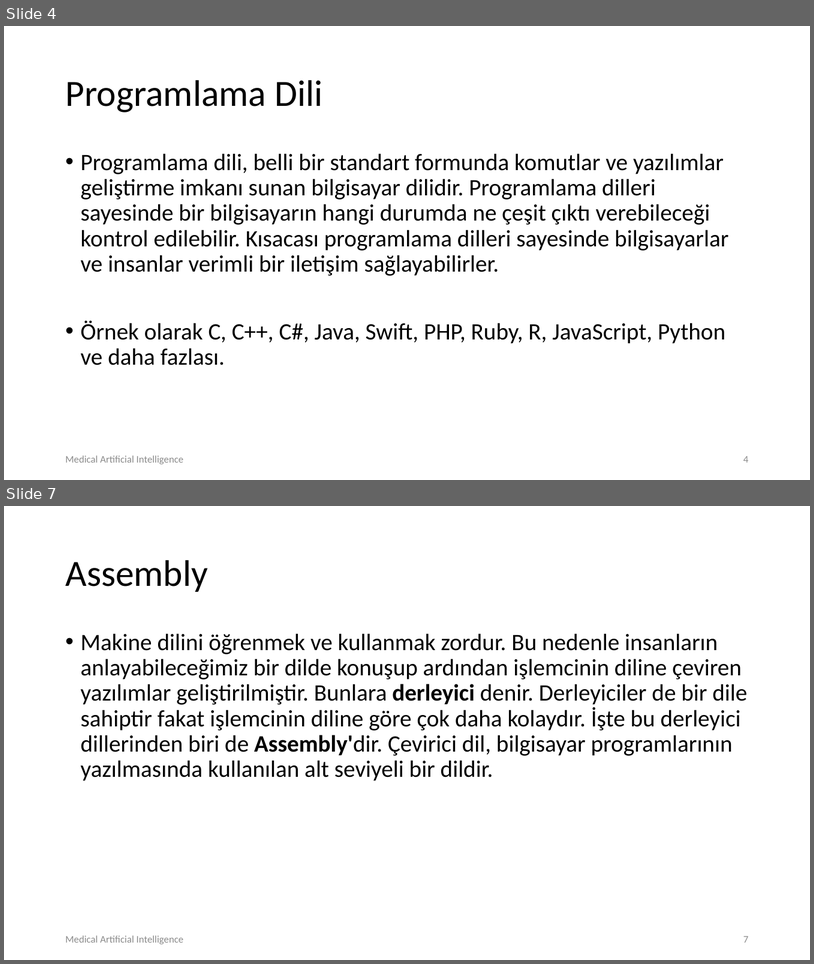
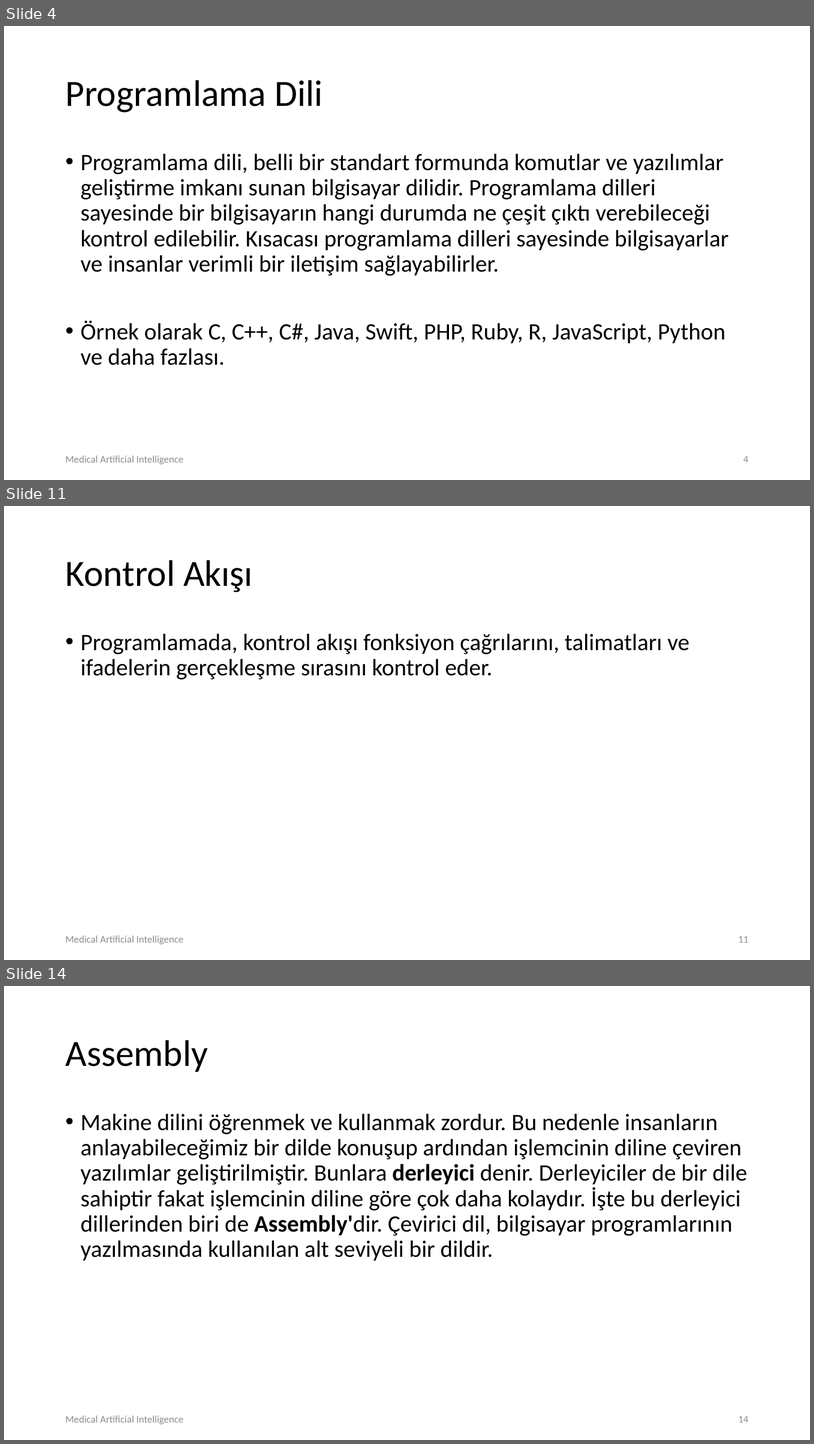
Before and after one commit to MAIClub/maiWorkshops19, a slide deck: Introduction to Python /lec01.pptx. Shown one above the other, each under a label of ours: slides 4 and 7 before the commit, slides 4, 11 and 14 after it; the slides between them are not shown. The pictures are 814x964 and 814x1444 pixels, drawn with LibreOffice and Linux fonts; fonts in the diff are those of the drawing; background and template pictures are left out. Boxes give left, top, right and bottom in pixels: in the first picture for what was removed or moved away, otherwise in the second. Text is boxed around its words. In the diff, an @@ line names an element or a change of style, - is before the commit and + after.

```diff
--- a/Introduction to Python /lec01.pptx
+++ b/Introduction to Python /lec01.pptx
@@ slide 11 added at [4, 506, 810, 960], background #FFFFFF @@
@@ title added at [65, 560, 253, 592], 44 pt, text #000000 @@
+Kontrol Akışı
@@ text added at [81, 633, 690, 679], 28 pt, text #000000 @@
+• Programlamada, kontrol akışı fonksiyon çağrılarını, talimatları ve ifadelerin gerçekleşme sırasını kontrol eder.
@@ text added at [65, 935, 184, 944], 12 pt, text #8C8C8C @@
+Medical Artificial Intelligence
@@ page number added at [738, 936, 749, 942], 12 pt, text #8C8C8C @@
+11
@@ what was slide 7 is now slide 14 @@
@@ page number at [738, 1416, 749, 1422]: text changed @@
-7
+14
```
Also in this commit, not shown: 3 slides changed, 6 other slides added.
